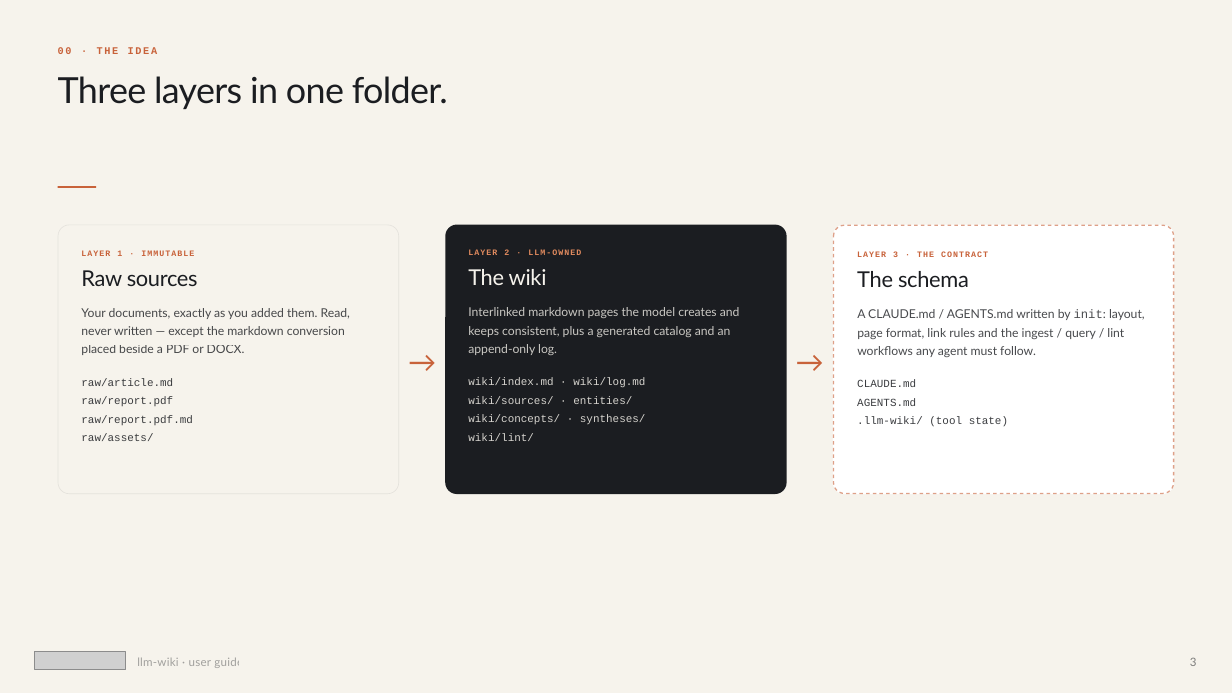
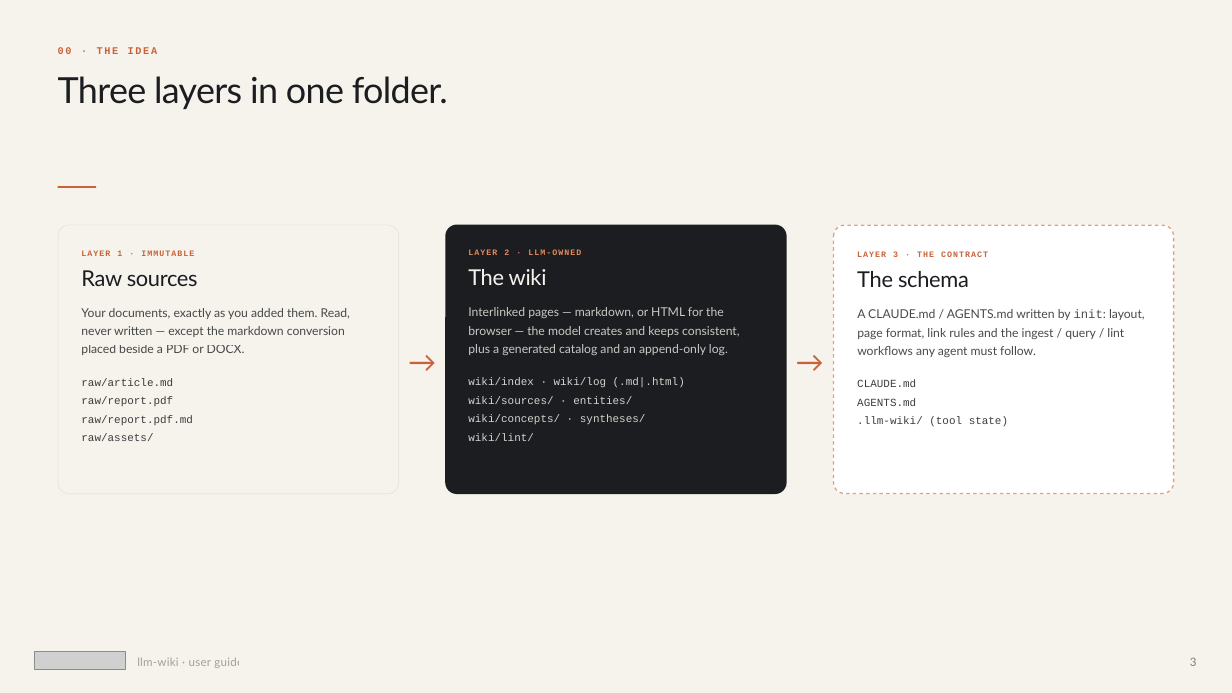
Before and after one commit to BikS2013/llm-wiki, a slide deck: slide 3 of docs/presentations/llm-wiki-user-guide.pptx. Drawn at 1232x693 pixels with LibreOffice and Linux fonts; fonts in the diff are those of the drawing; grey boxes stand for pictures. Boxes give left, top, right and bottom in pixels: in the first picture for what was removed or moved away, otherwise in the second. Text is boxed around its words. In the diff, an @@ line names an element or a change of style, - is before the commit and + after.

```diff
--- a/docs/presentations/llm-wiki-user-guide.pptx
+++ b/docs/presentations/llm-wiki-user-guide.pptx
@@ text at [468, 307, 739, 355]: text changed @@
-Interlinked markdown pages the model creates and keeps consistent, plus a generated catalog and an append-only log.
+Interlinked pages — markdown, or HTML for the browser — the model creates and keeps consistent, plus a generated catalog and an append-only log.
@@ text at [468, 378, 685, 441]: text changed @@
-wiki/index.md · wiki/log.md
-wiki/sources/ · entities/
-wiki/concepts/ · syntheses/
-wiki/lint/
+wiki/index · wiki/log (.md|.html)
+wiki/sources/ · entities/
+wiki/concepts/ · syntheses/
+wiki/lint/
```
Also in this commit, not shown: 10 other slides changed, 5 slides added, 2 other files.
